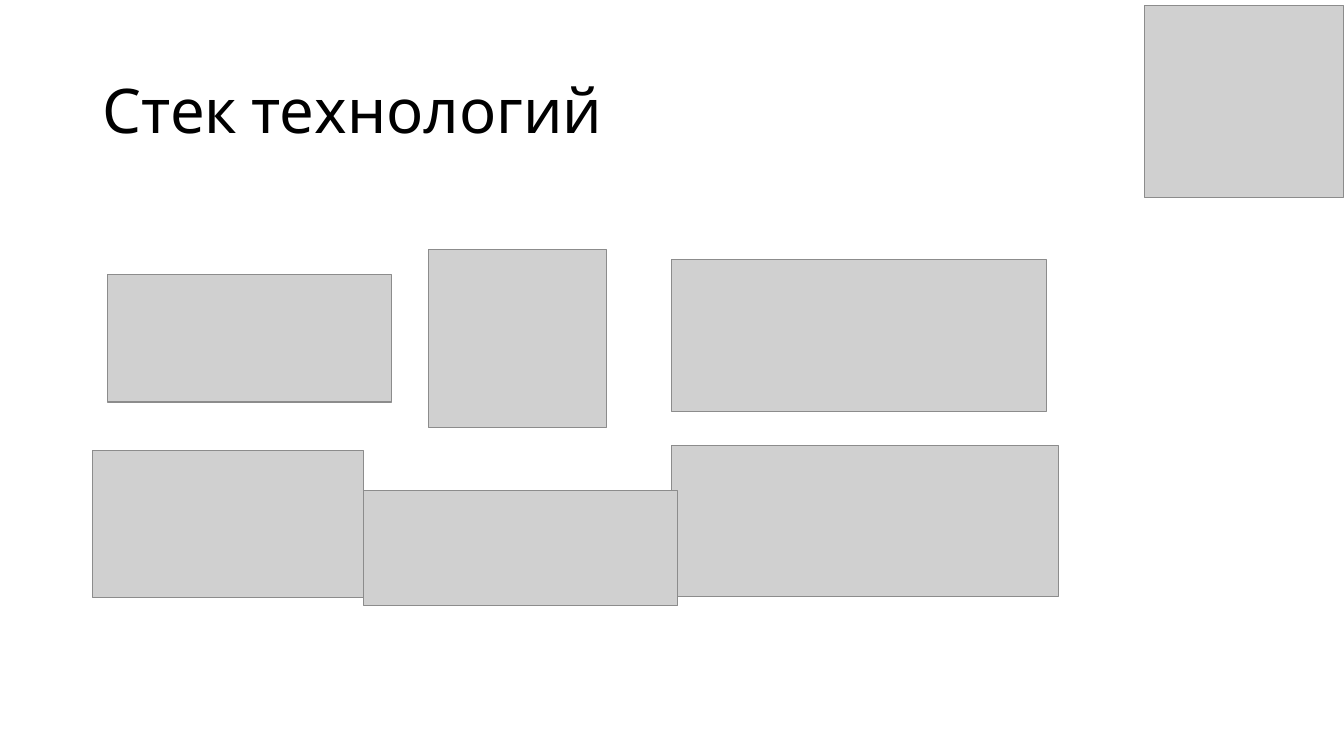
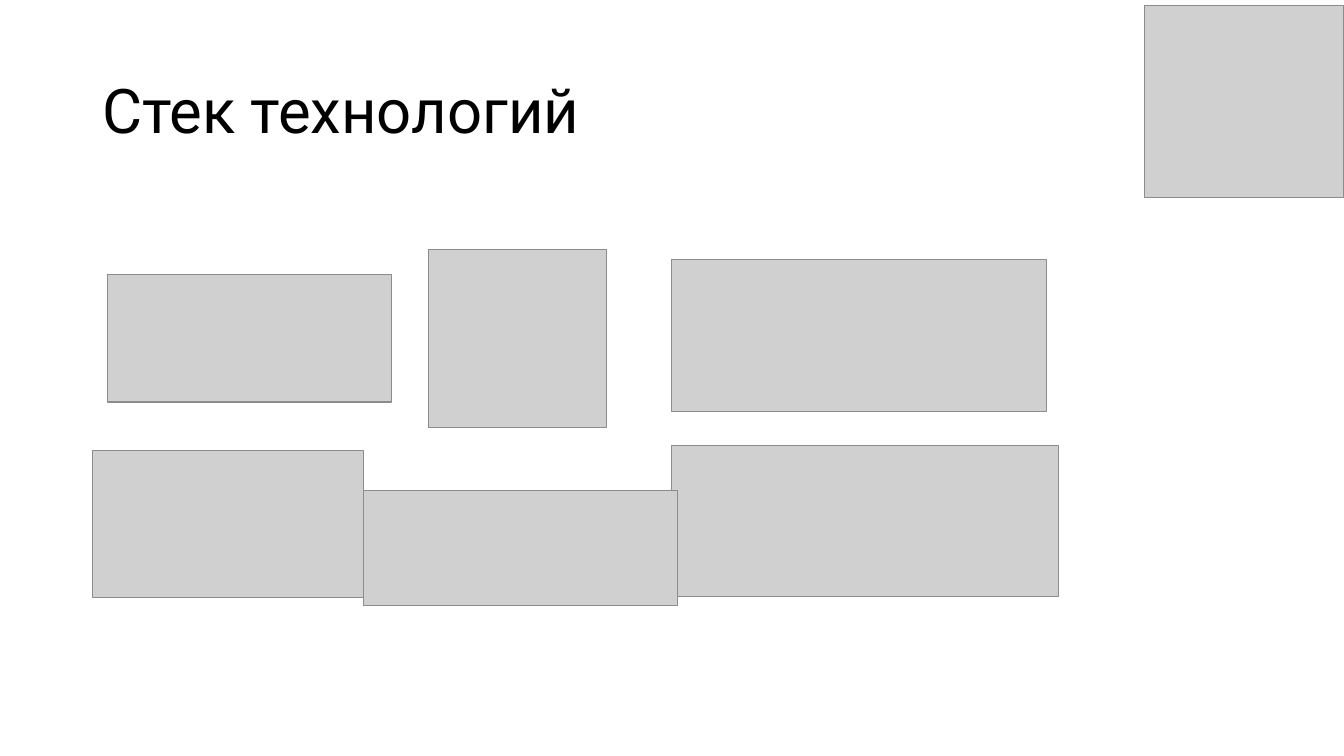
Before and after one commit to zibestr/Feedback-Analytics, a slide deck: slide 9 of presentation/protection.pptx (slide 10 before the commit). Drawn at 1344x756 pixels with LibreOffice and Linux fonts; fonts in the diff are those of the drawing; grey boxes stand for pictures. Boxes give left, top, right and bottom in pixels: in the first picture for what was removed or moved away, otherwise in the second. Text is boxed around its words. In the diff, an @@ line names an element or a change of style, - is before the commit and + after.

```diff
--- a/presentation/protection.pptx
+++ b/presentation/protection.pptx
@@ title "Стек технологий" at (102, 88, 579, 134): font Cabin to Roboto @@
```
Also in this commit, not shown: 7 other slides changed, 1 slide added, 2 slides removed, 4 other files.
